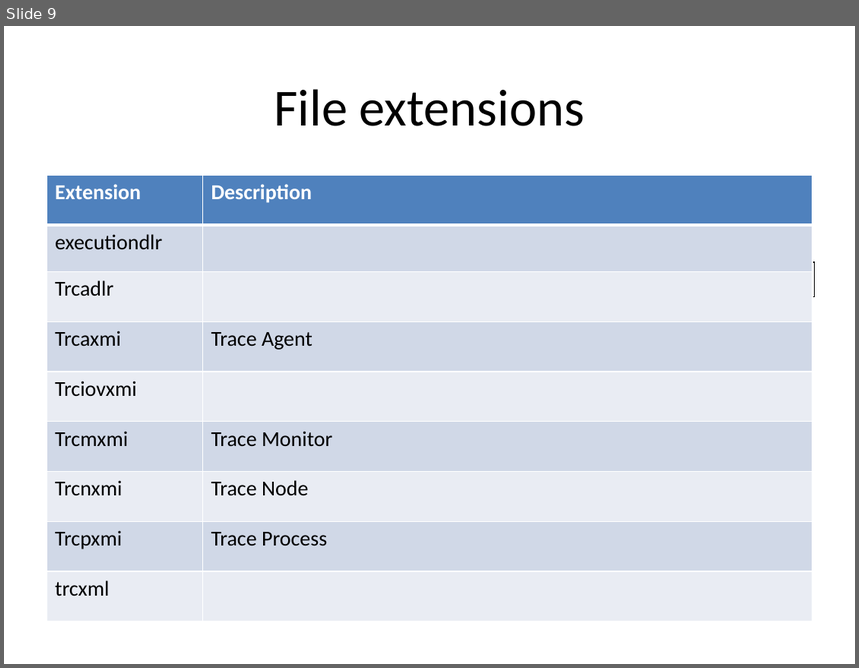
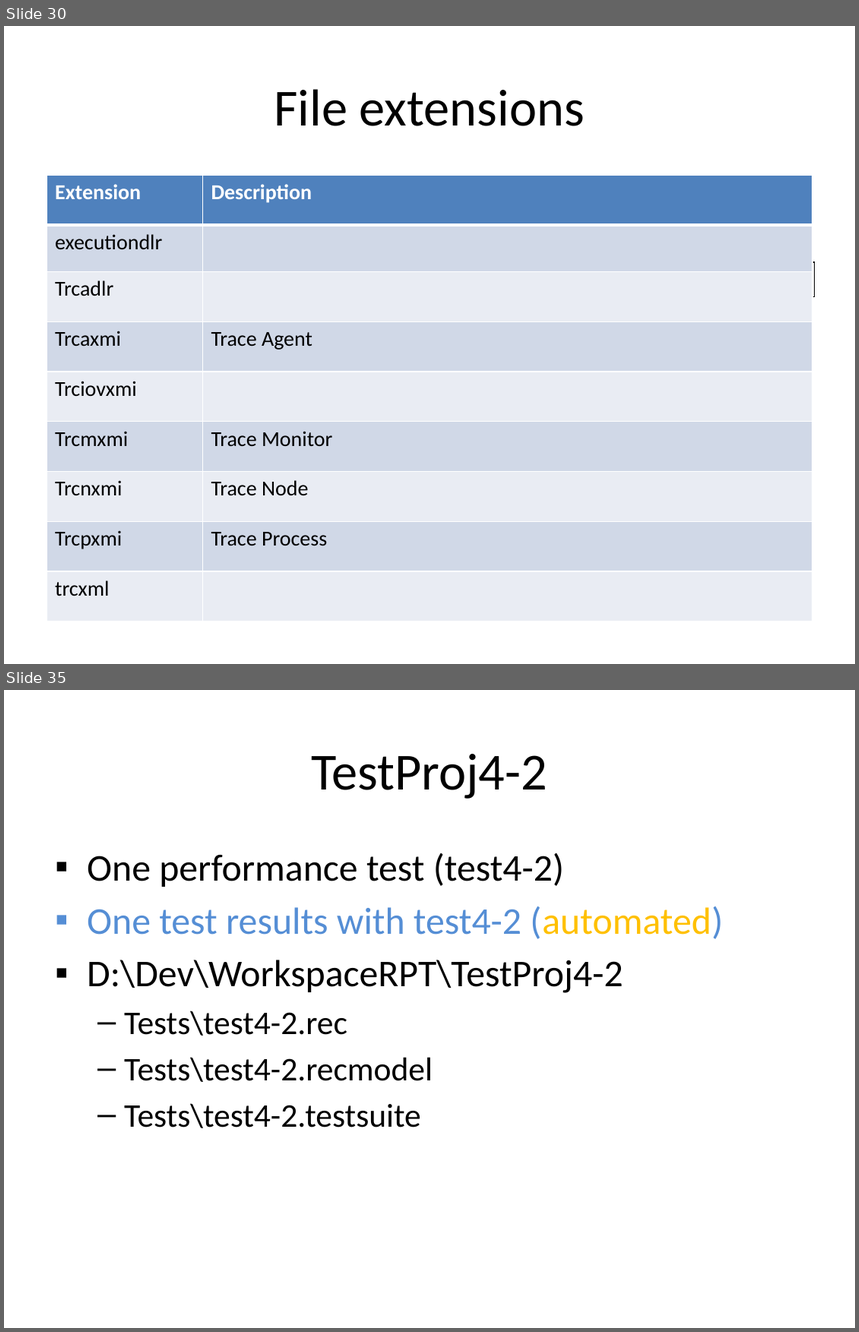
Before and after one commit to wsgan001/asegrp, a slide deck: papers/DRCPA/docs/PerfTest - Profiling via RPT.pptx. Shown one above the other, each under a label of ours: slide 9 before the commit, slides 30 and 35 after it; the slides between them are not shown. The pictures are 859x668 and 859x1332 pixels, drawn with LibreOffice and Linux fonts; fonts in the diff are those of the drawing. Boxes give left, top, right and bottom in pixels: in the first picture for what was removed or moved away, otherwise in the second. Text is boxed around its words. In the diff, an @@ line names an element or a change of style, - is before the commit and + after.

```diff
--- a/papers/DRCPA/docs/PerfTest - Profiling via RPT.pptx
+++ b/papers/DRCPA/docs/PerfTest - Profiling via RPT.pptx
@@ slide 35 added at (4,690,855,1328), background #FFFFFF @@
@@ title added at (311,754,547,799), 44 pt, text #000000 @@
+TestProj4-2
@@ text added at (87,853,723,1129), 32 pt, text #000000 @@
+▪ One performance test (test4-2)
+▪ One test results with test4-2 (automated)
+▪ D:\Dev\WorkspaceRPT\TestProj4-2
+  – Tests\test4-2.rec
+  – Tests\test4-2.recmodel
+  – Tests\test4-2.testsuite
@@ what was slide 9 is now slide 30 @@
```
Also in this commit, not shown: 13 other slides added.
